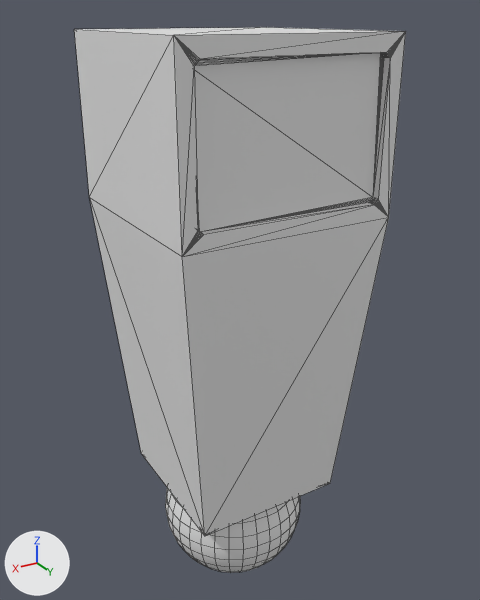
What one commit did to the FBX model GSCJ2017/Assets/Imports/Player Model.FBX.
The view is the same before and after, from a 50 mm lens placed at (0.304, 0.522, 0.757), pointed at (-0.014, -0.008, 0.492). Every picture has the same lights, and +X, +Y and +Z are marked at lower left. Mesh edges are drawn as thin lines. Where no turn or scale is listed for an object, it has been applied to the vertices.
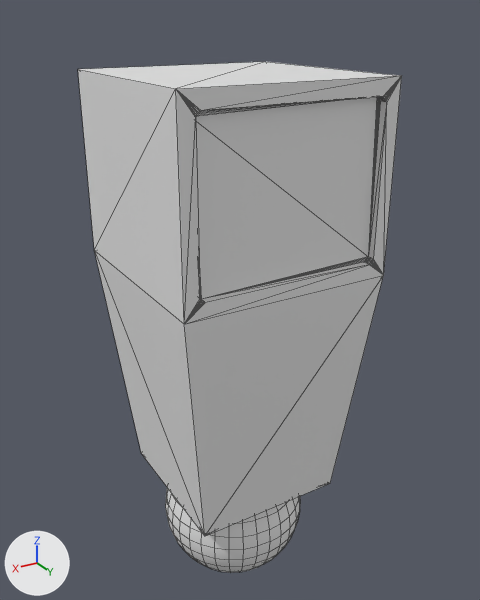
Where the change shows, as pixel boxes (x1, y1, x2, y2) in the pictures (480 x 600 px; the box of a moved part takes in the faces that stretch with it):
```json
{"object": "Box001", "change": "reshaped", "before": [74, 27, 406, 536], "after": [78, 62, 402, 536], "on screen": "7% shorter"}
{"part": 1, "of": "me_mesh", "change": "moved or reshaped", "before": [89, 197, 389, 536], "after": [95, 251, 384, 536]}
{"part": 2, "of": "me_mesh", "change": "moved or reshaped", "before": [74, 27, 406, 257], "after": [78, 62, 402, 324]}
```

Edits to the scene script, one JSON object a line:
```json
{"block": "me_mesh", "where": "me_mesh.from_pydata(...)  # 261 vertices, 518 faces; spans x -0.102..0.102, y -0.102..0.102, z 0.044..0.493"}
{"block": "me_mesh", "where": "# used by ob_box001; location = (0.0, 0.0, 0.252)"}
{"block": "me_mesh", "change": "me_mesh part 1: all 32 vertices in x -0.102..0.102, y -0.102..0.102, z 0.341..0.359 are moved by (0.0, 0.0, -0.055)"}
{"block": "me_mesh", "change": "me_mesh part 2: all 32 vertices in x -0.102..0.102, y -0.102..0.102, z 0.474..0.493 are moved by (0.0, 0.0, -0.034)"}
```
